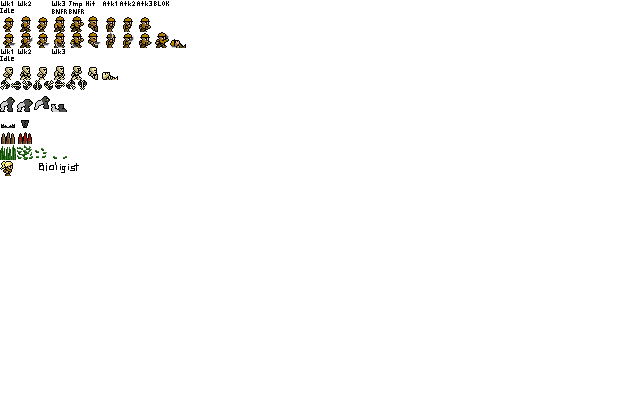
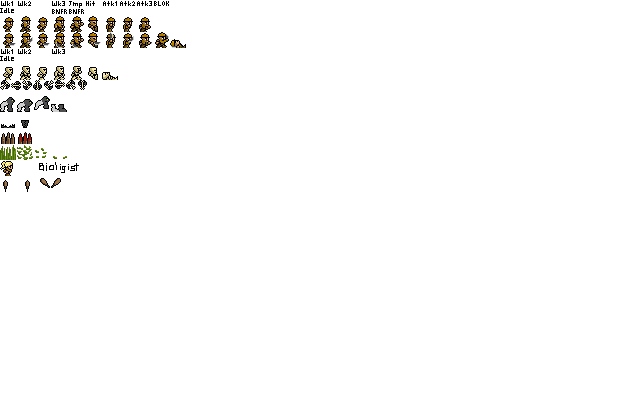
Two versions of the same layered image (640×400). Layer-by-layer changes:
painted on "Layer" over [0,145,67,192]
